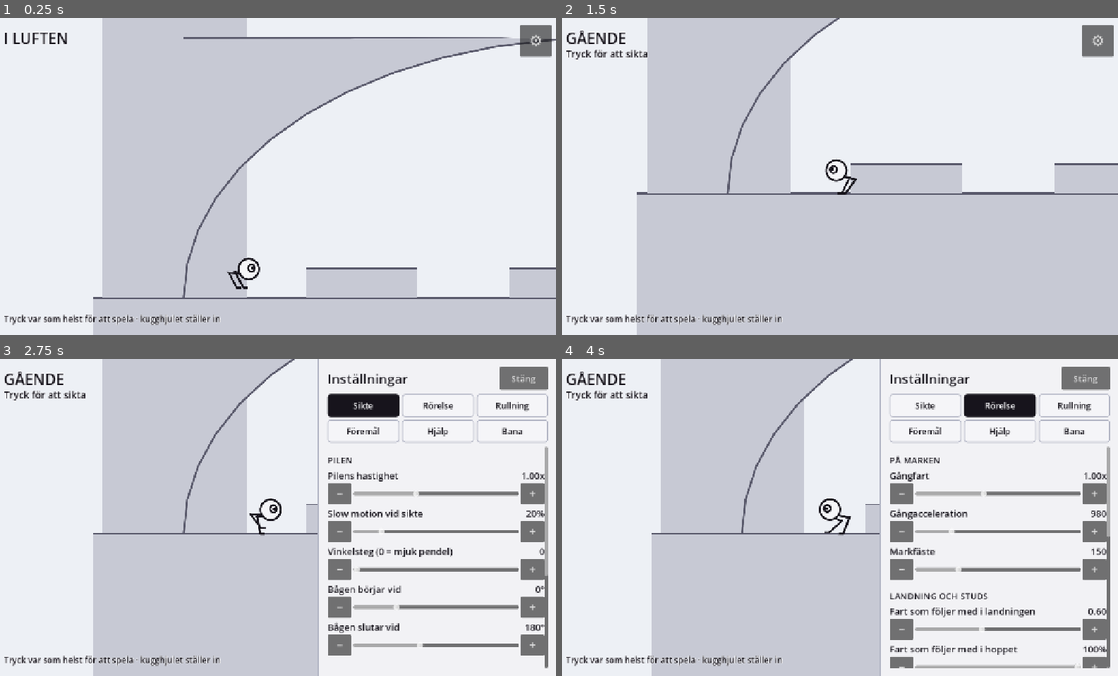
Above: before the commit, frames 1-4 (two rows, left to right).
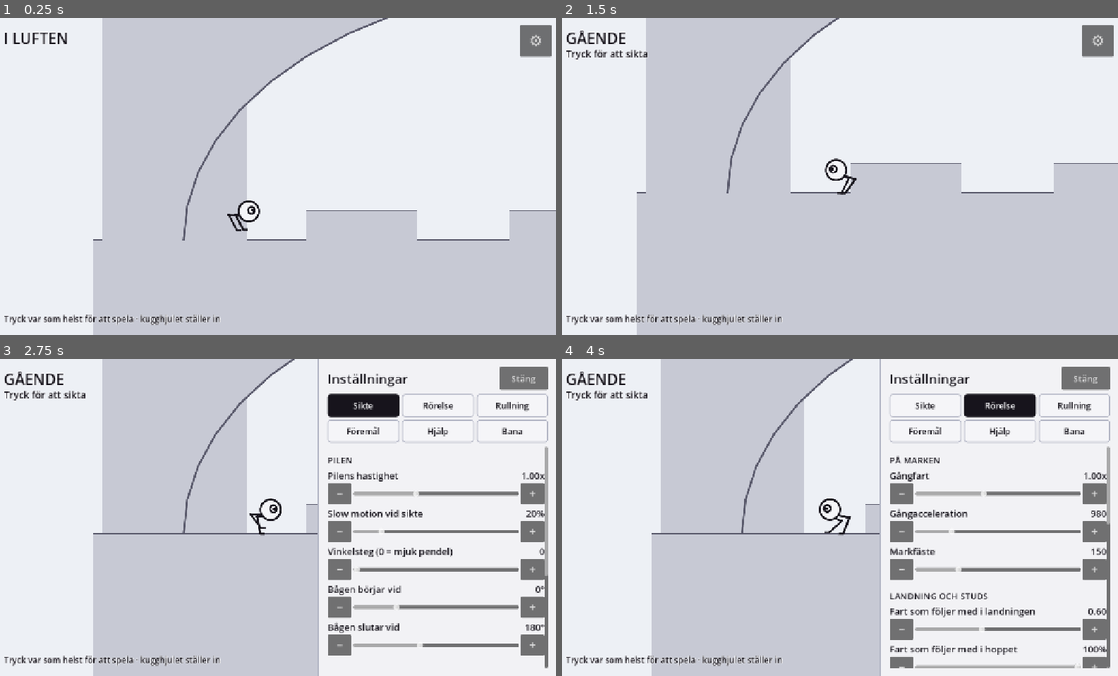
Above: after the commit, the same moments.

Repository: ojojboll-ui/Robo-ball
Game: Godot game, scene res://main/main.tscn
Two runs of this game, one before a commit and one after it. Both use one fixed random seed, a clock stepped at 60 frames per second and the inputs below.
Inputs:
- Up to frame 1 (0.25 s): no input
- Up to frame 2 (1.5 s): click "⚙" at 0.5 s; click "Stäng" at 1.25 s
- Up to frame 3 (2.75 s): click "⚙" at 2 s
- Up to frame 4 (4 s): click "Sikte" at 2.75 s; click "Rörelse" at 3.5 s

The runs differ from the first frame. In frame 1, 19% of the frame differs, in the area x 16-100%, y 0-89%; in frame 2, 1.0%; in frame 3, less than 0.1%; in frame 4, less than 0.1%.

Commit message:
Han ärver inte lådans fart, farten har ett tak, och kameran tappar honom inte
Speltestaren: samma fel kvar, orsaken är något annat. Den var det — mitt förra
svar var en riktig bugg men inte den här. Det här var tre fel, och det tog en
soak med en spelare som *trycker* för att hitta dem; de tidigare lät bara RB gå.

**1. Han ärvde lådans fart.** Motorn lägger till plattformens fart när man
kliver av — rätt för en hiss, fel för en låda. En låda som kilats fast i en
stapel kan få absurd fart när motorn löser upp överlappet, och den farten blev
hans. Fångat i lådsektionen: läget GÅENDE, egen fart 61 px/s, velocity
(-16871, -40683) = 44043 px/s. Med den i kroppen bärs han 736 px på en enda
bildruta, för förflyttningstaket räknas ur just den farten. Nu ärvs ingenting
(PLATFORM_ON_LEAVE_DO_NOTHING); studsmattan och greppen sätter farten själva
och mäter oförändrat (studsen 405 px över mark).

**2. Hoppkedjan hade inget tak.** Hoppet läggs till farten han har, landningen
behåller den, rullmotståndet är 30 px/s². Mätt 9515 px/s innan lådfarten ens
var med. Taket är härlett ur vad kameran klarar av att visa: 2600 px/s rakt upp
ger 309 px släp och halva bilden är 343 px. 2400 px/s går alltså att visa, mer
gör det inte. Banornas egen topp är finalens 1864 px/s — taket rör ingenting
som finns i spelet.

**3. Kameran tappade honom ändå.** Släpet blir fart/utjämning, alltså 400 px i
1600 px/s mot halva bildens 343: mätt 162 px ovanför bildens överkant. Två
saker rättade det, och den första var fel först: åtstramningen måste styras av
*släpet* och inte av farten, för vid toppen av ett skott är farten noll medan
släpet är störst (mätt 143 px utanför bild med fart-varianten). Och kamerans
övre gräns, som sätts av banans kant, fick inte gömma honom när han flyger
högre än banan — ett skott i 1800 px/s stiger 737 px över gränsen.

Samma speltest före och efter: högsta fart 44043 → 2348 px/s, och 0 av 13500
bildrutor utanför rutan. Svepet upp till 2600 px/s rakt upp: i bild hela vägen.

Två nya reglage under Rörelse: Högsta fart och Kamerans släp.

Klättringens farled mättes om ben för ben: arton av nitton oförändrade, finalen
nådde flaggan som förut. Det nittonde (lian 3 → lian 2) rapporterar 6 eller 7
av 9 beroende på körning — dess yttersta vinkel ligger på gränsen och vippar.
Kravet är tre.

Co-Authored-By: Claude Opus 5 <noreply@anthropic.com>
Claude-Session: https://claude.ai/code/session_01BFuXiawrAFSoffrH8t6SUi

Diff:
--- a/game/actor/robo_ball.gd
+++ b/game/actor/robo_ball.gd
@@ -131,6 +131,19 @@
 	_legs.body_lift = BODY_LIFT
 	_start_position = global_position
 	floor_snap_length = GROUND_SNAP
+	# Ärv aldrig farten från det han stod på.
+	#
+	# Motorn är byggd för rörliga plattformar: kliver man av en sådan lägger den
+	# till plattformens fart, vilket är rätt för en hiss och fel för en låda. En
+	# låda som kilats fast i en stapel kan få en absurd fart av lösningen av
+	# överlappet, och den farten blev RB:s. Mätt i ett speltest av Lekplatsens
+	# lådsektion: läget GÅENDE, egen fart 61 px/s — och velocity (-16871,
+	# -40683), alltså 44043 px/s. Med den i kroppen flyttas han 736 px på en
+	# enda bildruta, och det var det som såg ut som att han sköt i väg ur bild.
+	#
+	# Spelets egna överföringar av fart går inte den här vägen: studsmattan och
+	# greppen sätter farten själva, så ingenting går förlorat.
+	platform_on_leave = CharacterBody2D.PLATFORM_ON_LEAVE_DO_NOTHING
 	_legs.reset(self, Vector2.UP)
 	InputSignal.pressed.connect(_on_signal_pressed)
 	InputSignal.released.connect(_on_signal_released)
@@ -211,6 +224,8 @@
 	else:
 		ground_speed = move_toward(ground_speed, 0.0, Settings.roll_friction * delta)
 
+	if Settings.top_speed > 0.0:
+		ground_speed = clampf(ground_speed, -Settings.top_speed, Settings.top_speed)
 	spin += ground_speed / RADIUS * delta
 	velocity = t * ground_speed - ground_normal * Settings.ground_stick
 	var before_move := velocity
@@ -224,6 +239,10 @@
 		_airborne_frames = 0
 		return
 	_move(delta)
+	# Motorn skriver om velocity i förflyttningen. Den som kommer ut får aldrig
+	# vara större än taket — annars bär en enda bildruta honom hur långt som
+	# helst nästa gång, eftersom förflyttningstaket räknas ur just den farten.
+	velocity = _capped(velocity)
 	_push_things(0.5, before_move)
 
 	# Bara en vägg han faktiskt kör in i. Kanten han rullar *ut ifrån* räknas
@@ -472,6 +491,20 @@
 	_step_rise = Vector2.ZERO
 	_step_ahead = Vector2.ZERO
 
+## Farttaket.
+##
+## Ett hopp lägger sin kraft till den fart han redan har, landningen behåller
+## den och rullmotståndet är försumbart — så tryck efter tryck växer farten utan
+## gräns. Mätt i ett speltest av Lekplatsens lådsektion nådde den **9515 px/s**,
+## alltså 158 px per bildruta.
+##
+## Taket är inte en gissning utan kamerans gräns: vid 2600 px/s rakt upp ligger
+## den mätt 309 px efter honom, och halva bilden är 343 px på höjden. Snabbare
+## än så går inte att visa. Banornas egen topp är Klättringens final på
+## 1863 px/s, så taket rör ingenting som finns i spelet — det stoppar kedjan.
+func _capped(v: Vector2) -> Vector2:
+	return v if Settings.top_speed <= 0.0 else v.limit_length(Settings.top_speed)
+
 ## Studsmatta i stället för mark. Farten som läses är den från bildrutan före
 ## kollisionen, av samma skäl som landningen läser den: motorn har redan skurit
 ## bort komponenten in i ytan när vi kommer hit.
@@ -597,6 +630,7 @@
 	# kastbanan tills den möter marken på riktigt.
 	floor_snap_length = 0.0
 	velocity.y += Settings.rb_gravity * delta
+	velocity = _capped(velocity)
 	spin += velocity.x / RADIUS * delta * 0.5
 	_impact_velocity = velocity
 	_move(delta)
@@ -857,6 +891,7 @@
 		_swing = null
 	var a := deg_to_rad(aim_deg)
 	velocity = Vector2(cos(a), -sin(a)) * Settings.jump_power + launch_carry()
+	velocity = _capped(velocity)
 	ground_speed = 0.0
 	facing = 1 if velocity.x >= 0.0 else -1
 	_set_state(State.AIR)
--- a/game/core/settings.gd
+++ b/game/core/settings.gd
@@ -132,6 +132,24 @@
 ## att trycka, inte hjälp att sikta. En fiende på 440 px håll är bara 5° bred,
 ## och i full sveptakt passerar visaren den på en enda bildruta.
 var shoot_slow := 0.08
+## Högsta fart RB kan ha, px/s. 0 = inget tak.
+##
+## Hoppet läggs till den fart han redan har (DECISIONS 21), landningen behåller
+## den och rullmotståndet är 30 px/s² — så en rullning plus tryck efter tryck
+## växer utan gräns. Mätt i ett speltest av Lekplatsens lådsektion: **9515 px/s**,
+## alltså 158 px per bildruta, tvärs över hela banan på en halv sekund.
+##
+## Taket är härlett ur vad kameran klarar av att visa: vid 2600 px/s rakt upp
+## ligger den mätt 309 px efter, och halva bilden är 343 px på höjden. 2400 px/s
+## är alltså den snabbaste fart han kan ha och fortfarande synas. Det snabbaste
+## banorna själva ger är Klättringens final med 1863 px/s, så taket rör inget
+## som finns i spelet i dag — det stoppar bara kedjan.
+var top_speed := 2400.0
+## Hur långt kameran får släpa efter honom, i px. Utjämningen stramas åt med
+## farten så att släpet aldrig växer förbi det här — halva bilden är 343 px på
+## höjden, och utan spärren hamnade han mätt 162 px ovanför bildens överkant i
+## 1600 px/s. Lägre = kameran klistrar sig fast, högre = mjukare men lösare.
+var camera_lag := 170.0
 var invulnerable_time := 1.2   ## sekunder osårbar efter en träff
 var knockback := 260.0         ## px/s bort från den som träffade
 var max_hearts := 3            ## hur många träffar han tål innan banan börjar om
@@ -214,6 +232,8 @@
 		"shoot_sweep": shoot_sweep,
 		"laser_reach": laser_reach,
 		"shoot_slow": shoot_slow,
+		"top_speed": top_speed,
+		"camera_lag": camera_lag,
 		"invulnerable_time": invulnerable_time,
 		"knockback": knockback,
 		"max_hearts": max_hearts,
@@ -281,6 +301,8 @@
 	shoot_sweep = float(data.get("shoot_sweep", shoot_sweep))
 	laser_reach = float(data.get("laser_reach", laser_reach))
 	shoot_slow = float(data.get("shoot_slow", shoot_slow))
+	top_speed = float(data.get("top_speed", top_speed))
+	camera_lag = float(data.get("camera_lag", camera_lag))
 	invulnerable_time = float(data.get("invulnerable_time", invulnerable_time))
 	knockback = float(data.get("knockback", knockback))
 	max_hearts = int(data.get("max_hearts", max_hearts))
--- a/game/main/main.gd
+++ b/game/main/main.gd
@@ -33,7 +33,7 @@
 
 	_camera = Camera2D.new()
 	_camera.position_smoothing_enabled = true
-	_camera.position_smoothing_speed = 4.0
+	_camera.position_smoothing_speed = CAMERA_EASE
 	_camera.zoom = Vector2(1.05, 1.05)
 	_camera.limit_left = -120
 	_camera.limit_bottom = 1100
@@ -71,7 +71,51 @@
 ##
 ## Firandet går i riktig tid: slow motion är en inställning, och den som spelar
 ## långsamt ska inte få ett längre firande än den som spelar fort.
+## Kameran ska aldrig tappa honom.
+##
+## Utjämningen sluter avståndet i en fast takt, så släpet blir ungefär
+## fart/utjämning. Med 4,0 betyder det 400 px släp i 1600 px/s — och halva
+## bilden är bara 343 px på höjden. Mätt: skjuten rakt upp i 1600 px/s hamnade
+## han **162 px ovanför bildens överkant**, alltså utanför bild.
+##
+## Farten kommer ur mekaniken och ska få göra det: hoppet läggs till den fart
+## han redan har (DECISIONS 21), så en rullning plus ett par tryck bär honom
+## långt över tusen. Det är inte farten som är felet, det är att kameran inte
+## följer med.
+##
+## Åtstramningen måste styras av **släpet** och inte av farten. Första försöket
+## skalade med farten, och det bet inte alls: ett skott rakt upp bromsas av
+## gravitationen, så vid toppen är farten noll medan släpet är som störst — och
+## då slappnade utjämningen av precis när den behövdes. Mätt gav det 143 px
+## utanför bild i 1600 px/s, alltså lika illa som utan spärr.
+##
+## Nu växer takten med kvadraten på hur långt efter kameran ligger. Det ger ett
+## tak som inte går att springa ifrån: släpet lägger sig där farten och
+## inhämtningen väger jämnt, och den punkten flyttar sig bara som kubikroten ur
+## farten. Med 170 px tillåtet släp betyder det 243 px i 2000 px/s och 278 px i
+## 3000 — båda innanför halva bilden, som är 343 px på höjden. I gångfart är
+## takten kvar på 4,0 och känns likadan som förut.
+const CAMERA_EASE := 4.0
+const CAMERA_GRIP := 30.0   ## tak, så att den inte blir knyckig vid bankanterna
+
+func _follow_camera() -> void:
+	# Kamerans övre gräns finns för att den inte ska driva upp i tom himmel när
+	# han står på marken — inte för att gömma honom. Och han *kan* komma över
+	# banans egen kant: ett skott rakt upp i 1800 px/s stiger 1157 px, alltså
+	# 737 px över gränsen i Lekplatsen, och då hjälper ingen utjämning i världen.
+	# Mätt utan det här: 407 px utanför bild, med ett släp på 750 px som ingen
+	# inhämtning kunde stå för — det var gränsen som höll kvar kameran.
+	if _level != null:
+		_camera.limit_top = int(minf(_level.top_edge() - 380.0, _rb.global_position.y - 400.0))
+	var lag: float = maxf(Settings.camera_lag, 20.0)
+	var off: float = (_rb.global_position - _camera.get_screen_center_position()).length()
+	var grip := CAMERA_EASE
+	if off > lag:
+		grip = minf(CAMERA_EASE * (off / lag) * (off / lag), CAMERA_GRIP)
+	_camera.position_smoothing_speed = grip
+
 func _process(delta: float) -> void:
+	_follow_camera()
 	if _celebrate > 0.0:
 		_celebrate -= WorldClock.unscaled(delta)
 		if _celebrate <= 0.0:
--- a/game/ui/tuning_panel.gd
+++ b/game/ui/tuning_panel.gd
@@ -244,6 +244,12 @@
 		func(v: float) -> void: Settings.step_pace = v, "%.0f px/s")
 	_slider("Tålamod innan han vänder", 0.0, 1.5, 0.05, Settings.push_patience,
 		func(v: float) -> void: Settings.push_patience = v, "%.2f s")
+
+	_section("Fart och kamera")
+	_slider("Högsta fart", 400.0, 3000.0, 50.0, Settings.top_speed,
+		func(v: float) -> void: Settings.top_speed = v, "%.0f px/s")
+	_slider("Kamerans släp", 60.0, 400.0, 10.0, Settings.camera_lag,
+		func(v: float) -> void: Settings.camera_lag = v, "%.0f px")
 
 func _tab_roll() -> void:
 	_section("När benen åker in")
Not shown, changed: README.md
Not shown, changed: docs/DECISIONS.md
Not shown, changed: docs/METRICS.md
